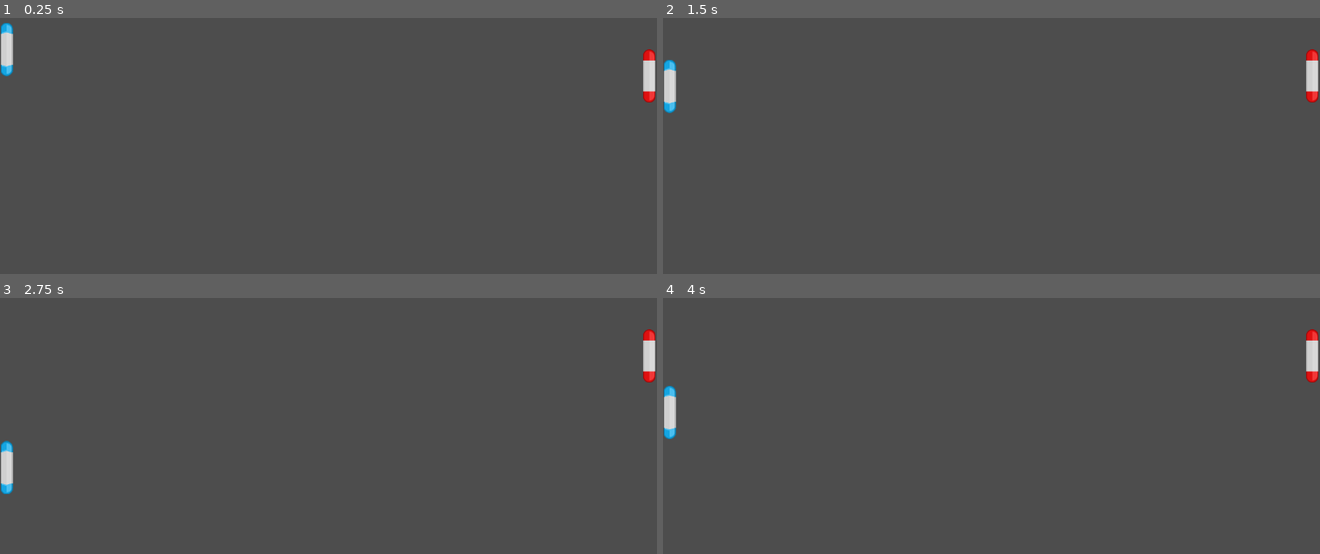
Above: before the commit, frames 1-4 (two rows, left to right).
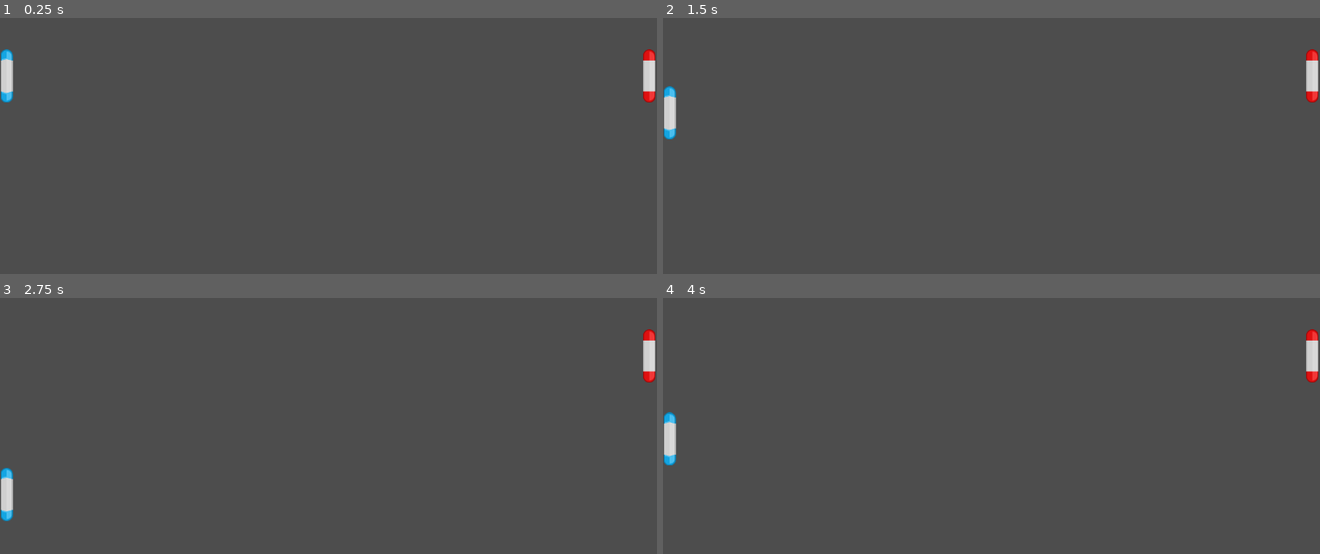
Above: after the commit, the same moments.

Repository: Vi1ctor/Godot_pong
Game: Godot game, scene res://pong.tscn
The game is run twice, just before and just after one commit, with the same random seed, the same clock (stepped at 60 frames per second) and the same inputs.
Inputs:
- Up to frame 1 (0.25 s): no input
- Up to frame 2 (1.5 s): tap Enter at 0.5 s; hold Down (move_down_paddle_right) 0.53-1.28 s; tap Space at 1.25 s; hold S (move_down_paddle_left) from 1.28 s (still down)
- Up to frame 3 (2.75 s): release S (move_down_paddle_left) at 2.03 s; hold Down (move_down_paddle_right) from 2.03 s (still down)
- Up to frame 4 (4 s): tap Enter at 2.75 s; release Down (move_down_paddle_right) at 2.78 s; hold W (move_up_paddle_left) 2.78-3.53 s; hold S (move_down_paddle_left) from 3.53 s (still down)

The runs differ from the first frame. In frame 1, 0.5% of the frame differs, in the area x 0-2%, y 1-34%; in frame 2, 0.5%; in frame 3, 0.5%, in the area x 0-2%, y 55-88%; in frame 4, 0.5%.

Commit message:
colisao funfando Uhulll

Diff:
--- /dev/null
+++ b/pong/ball.gd
@@ -0,0 +1,43 @@
+extends Area2D
+
+var speed: int = 350
+var initial_position: Vector2 = Vector2(640,360)
+var initial_direction: Vector2 = Vector2(0,0)
+var new_direction: Vector2 = Vector2(0,0)
+
+var y_min: float = 0
+var y_max: float = 720
+
+# Called when the node enters the scene tree for the first time.
+func _ready() -> void:
+	reset_ball()
+
+func reset_ball() -> void:
+	position = initial_position
+	choose_direction()
+# Called every frame. 'delta' is the elapsed time since the previous frame.
+func _process(delta: float) -> void:
+	ball_move(delta)
+	colid_wall()
+
+func choose_direction() -> void:
+	var x = [1,-1].pick_random()
+	var y = [1,-1].pick_random()
+
+	initial_direction = Vector2(x,y)
+	new_direction = initial_direction
+
+func ball_move(delta: float) -> void:
+	position += new_direction * speed * delta
+
+func colid_wall() -> void:
+	if position.y >= y_max or position.y <= y_min:
+		new_direction.y *= -1
+
+
+
+
+
+func _on_body_entered(body: Node2D) -> void:
+	if body.is_in_group('Player'):
+		new_direction.x *= -1
--- /dev/null
+++ b/pong/bola.gd
@@ -0,0 +1,22 @@
+extends RigidBody2D
+
+# Velocidade inicial da bola
+var speed = 20
+
+func _ready():
+	# Definindo a velocidade inicial da bola
+	var direction = Vector2(randf_range(-1, 1), randf_range(-1, 1)).normalized()
+	linear_velocity = direction * speed
+
+func _on_Bola_body_entered(body):
+	# Verifica se a bola colidiu com um paddle
+	if body.is_in_group("paddles"):
+		# Reflete a bola ao colidir com um paddle
+		var reflection = (linear_velocity.bounce(body.get_collision_normal()))
+		linear_velocity = reflection.normalized() * speed
+
+func _on_Bola_area_entered(area):
+	# Aqui você pode gerenciar colisões com limites se necessário
+	if area.name == "LimiteSuperior" or area.name == "LimiteInferior":
+		# Reflete a bola ao colidir com os limites
+		linear_velocity.y = -linear_velocity.y
--- a/pong/player_1.gd
+++ b/pong/player_1.gd
@@ -3,8 +3,11 @@
 var  Y_MAX: int  = 52
 var  Y_MIN: int  = 666
 
+
+
 # Called when the node enters the scene tree for the first time.
 func _ready() -> void:
+	add_to_group("paddles")
 	pass # Replace with function body.
 
 
@@ -15,4 +18,4 @@
 	if Input.is_action_pressed("move_down_paddle_left"):
 		position.y += SPEED * delta
 
-	#position.y	= clamp(position.y,Y_MAX, Y_MIN)
+	position.y	= clamp(position.y,Y_MAX, Y_MIN)
--- a/pong/player_2.gd
+++ b/pong/player_2.gd
@@ -5,6 +5,7 @@
 
 # Called when the node enters the scene tree for the first time.
 func _ready() -> void:
+	add_to_group("paddles")
 	pass # Replace with function body.
 
 
Not shown, added: pong/ponDA46.tmp
